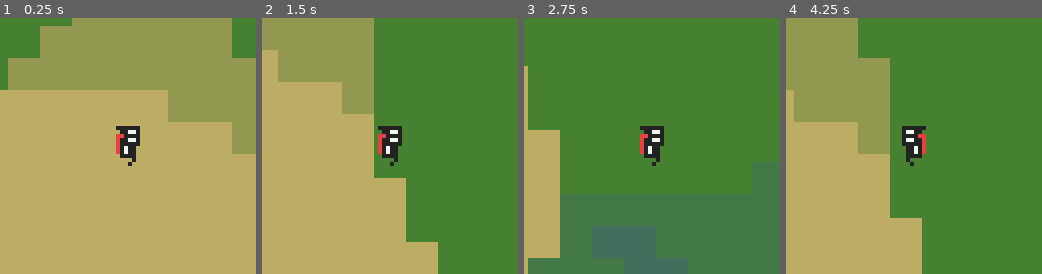
Above: before the commit, frames 1-4 (left to right).
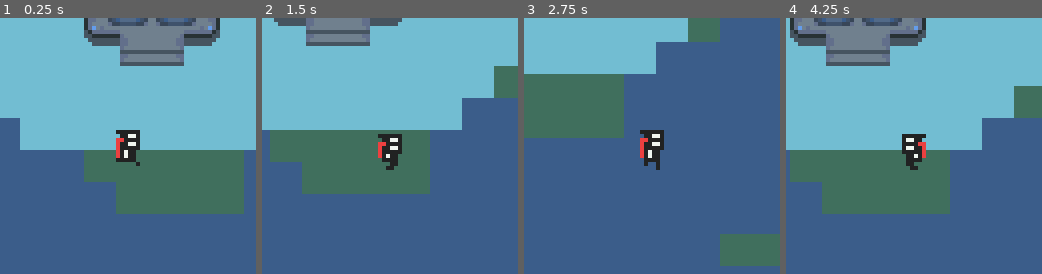
Above: after the commit, the same moments.

Repository: CertifiedIdiots/LowRez
Game: Godot game, scene res://Levels/Main.tscn
Two runs of this game, one before a commit and one after it. Both use one fixed random seed, a clock stepped at 60 frames per second and the inputs below.
Inputs:
- Up to frame 1 (0.25 s): no input
- Up to frame 2 (1.5 s): hold D (move_right) 0.53-1.28 s; tap Z (a) at 0.6 s; tap X (b) at 0.8, 1.35 s; hold Down (move_down) from 1.28 s (still down)
- Up to frame 3 (2.75 s): tap C (c) at 1.55, 2.1 s; release Down (move_down) at 2.03 s; hold D (move_right) from 2.03 s (still down); tap V (d) at 2.3 s
- Up to frame 4 (4.25 s): release D (move_right) at 2.78 s; hold W (move_up) 2.78-3.53 s; tap V (d) at 2.85 s; tap Z (a) at 3.05, 3.6 s; hold A (move_left) from 3.53 s (still down); tap X (b) at 3.8 s; tap M (map) at 4.15 s

The runs differ from the first frame. In frame 1, 99% of the frame differs, in the area x 0-100%, y 0-100%; in frame 2, 99%; in frame 3, 96%; in frame 4, 99%.

Commit message:
thing worky!

Diff:
--- a/Levels/Main.tscn
+++ b/Levels/Main.tscn
@@ -1,15 +1,11 @@
-[gd_scene load_steps=11 format=2]
+[gd_scene load_steps=7 format=2]
 
 [ext_resource path="res://Objects/Player.tscn" type="PackedScene" id=1]
-[ext_resource path="res://Art/minimap_test1.png" type="Texture" id=2]
+[ext_resource path="res://Objects/Map.tscn" type="PackedScene" id=2]
 [ext_resource path="res://Objects/Door.tscn" type="PackedScene" id=3]
-[ext_resource path="res://Assets/Player.png" type="Texture" id=4]
-[ext_resource path="res://Scripts/Map.gd" type="Script" id=5]
-[ext_resource path="res://Scripts/PlayerSprite.gd" type="Script" id=6]
 [ext_resource path="res://autotile_test.tres" type="TileSet" id=7]
 [ext_resource path="res://Art/world flat bg.png" type="Texture" id=8]
 [ext_resource path="res://Objects/Core.tscn" type="PackedScene" id=9]
-[ext_resource path="res://Art/Animations/core/core0.png" type="Texture" id=10]
 
 [node name="Main" type="Node2D"]
 __meta__ = {
@@ -29,30 +25,10 @@
 [node name="Door" parent="TileMap" instance=ExtResource( 3 )]
 position = Vector2( 950, 1554 )
 
-[node name="Player" parent="." instance=ExtResource( 1 )]
-position = Vector2( 1006, 1550 )
-
-[node name="Map" type="CanvasLayer" parent="."]
-script = ExtResource( 5 )
-
-[node name="Control" type="Control" parent="Map"]
-visible = false
-margin_right = 40.0
-margin_bottom = 40.0
-
-[node name="Minimap" type="Sprite" parent="Map/Control"]
-position = Vector2( 32, 32 )
-texture = ExtResource( 2 )
-
-[node name="PlayerSprite" type="Sprite" parent="Map/Control"]
-position = Vector2( 32, 46 )
-texture = ExtResource( 4 )
-script = ExtResource( 6 )
-
-[node name="Sprite" type="Sprite" parent="Map/Control"]
-
 [node name="Core" parent="." instance=ExtResource( 9 )]
 position = Vector2( 1025, 1027 )
 
-[node name="Sprite" type="Sprite" parent="Core"]
-texture = ExtResource( 10 )
+[node name="Player" parent="." instance=ExtResource( 1 )]
+position = Vector2( 1019, 1087 )
+
+[node name="Map" parent="." instance=ExtResource( 2 )]
--- a/Objects/Core.tscn
+++ b/Objects/Core.tscn
@@ -1,14 +1,28 @@
-[gd_scene load_steps=3 format=2]
+[gd_scene load_steps=7 format=2]
 
 [ext_resource path="res://Scripts/Core.gd" type="Script" id=1]
+[ext_resource path="res://Art/Animations/core/core0.png" type="Texture" id=2]
+[ext_resource path="res://Art/Animations/runes/rune_B0_small.png" type="Texture" id=3]
+[ext_resource path="res://Art/Animations/runes/rune_A0_small.png" type="Texture" id=4]
+[ext_resource path="res://Art/Animations/runes/rune_D0_small.png" type="Texture" id=5]
+[ext_resource path="res://Art/Animations/runes/rune_C0_small.png" type="Texture" id=6]
 
-[sub_resource type="RectangleShape2D" id=1]
-
-[node name="Core" type="Area2D"]
+[node name="Core" type="Sprite"]
+texture = ExtResource( 2 )
 script = ExtResource( 1 )
 
-[node name="CollisionShape2D" type="CollisionShape2D" parent="."]
-shape = SubResource( 1 )
+[node name="A" type="Sprite" parent="."]
+position = Vector2( -6, 13 )
+texture = ExtResource( 4 )
 
-[connection signal="body_entered" from="." to="." method="_on_Core_body_entered"]
-[connection signal="body_exited" from="." to="." method="_on_Core_body_exited"]
+[node name="B" type="Sprite" parent="."]
+position = Vector2( 6, 13 )
+texture = ExtResource( 3 )
+
+[node name="C" type="Sprite" parent="."]
+position = Vector2( -6, 25 )
+texture = ExtResource( 6 )
+
+[node name="D" type="Sprite" parent="."]
+position = Vector2( 6, 25 )
+texture = ExtResource( 5 )
--- a/Objects/Map.tscn
+++ b/Objects/Map.tscn
@@ -9,6 +9,7 @@
 script = ExtResource( 2 )
 
 [node name="Control" type="Control" parent="."]
+visible = false
 margin_right = 40.0
 margin_bottom = 40.0
 
--- a/Objects/Player.tscn
+++ b/Objects/Player.tscn
@@ -61,13 +61,15 @@
 
 [node name="Player" type="KinematicBody2D"]
 script = ExtResource( 2 )
-speed = 50
+speed = 25
 
 [node name="AnimationPlayer" type="AnimationPlayer" parent="."]
 anims/Walking = SubResource( 11 )
 
 [node name="Sprite" type="AnimatedSprite" parent="."]
 frames = SubResource( 5 )
+frame = 2
+playing = true
 
 [node name="CollisionShape2D" type="CollisionShape2D" parent="."]
 position = Vector2( 0, 3 )
--- a/Scripts/Core.gd
+++ b/Scripts/Core.gd
@@ -1,4 +1,9 @@
-extends Area2D
+extends Sprite
+
+var rune_a = load("res://Art/Animations/runes/rune_A2_small.png")
+
+func _ready():
+	 get_parent().get_node("Player").connect("sequence_played", self, "_on_sequence_played")
 
 func _on_Core_body_entered(player):
 	if not player.unlocked_map:
@@ -12,3 +17,8 @@
 	player.unlocked_map = true
 	player.get_node("Prompt").visible = false
 	get_parent().get_node("Map").toggle()
+
+func _on_sequence_played(player: Node2D, sequence: String):
+	if (player.position - self.position).length() < 40:
+		if "a" in sequence:
+			$A.texture = rune_a
--- a/Scripts/Player.gd
+++ b/Scripts/Player.gd
@@ -30,8 +30,7 @@
 		var map = get_parent().get_node("Map")
 		map.toggle()
 
-	if unlocked_map:
-		play_notes(delta)
+	play_notes(delta)
 
 func play_notes(delta):
 	since_played += delta
@@ -45,7 +44,7 @@
 			notes[note] = 1
 			since_played = 0
 			sequence += note
-			emit_signal("sequence_played", sequence)
+			emit_signal("sequence_played", self, sequence)
 	if since_played >= 1.5:
 		sequence = ""
 
